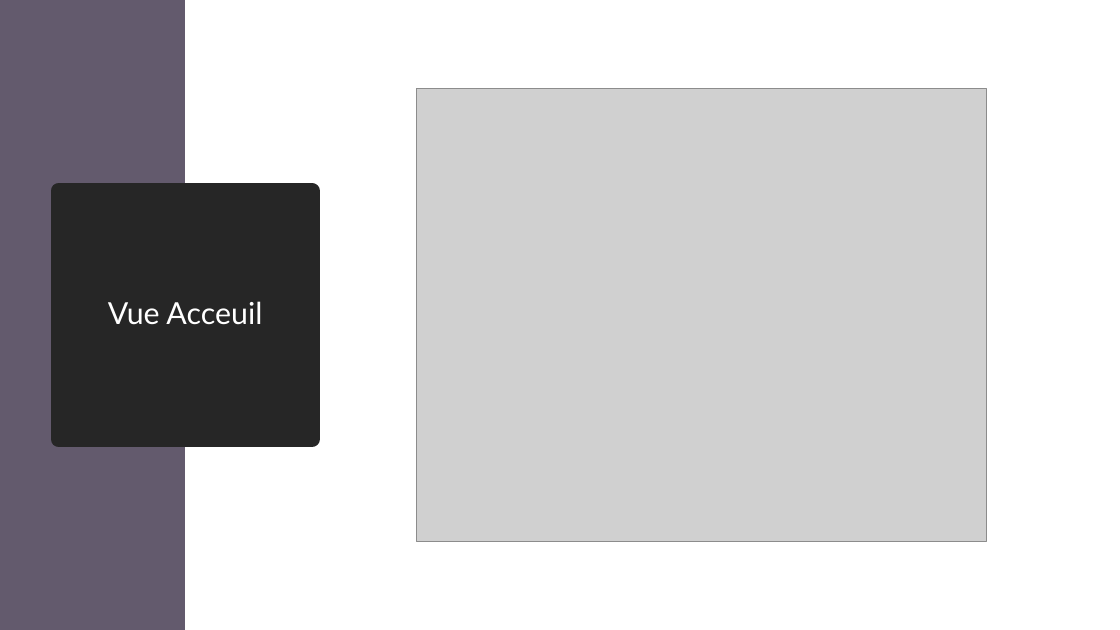
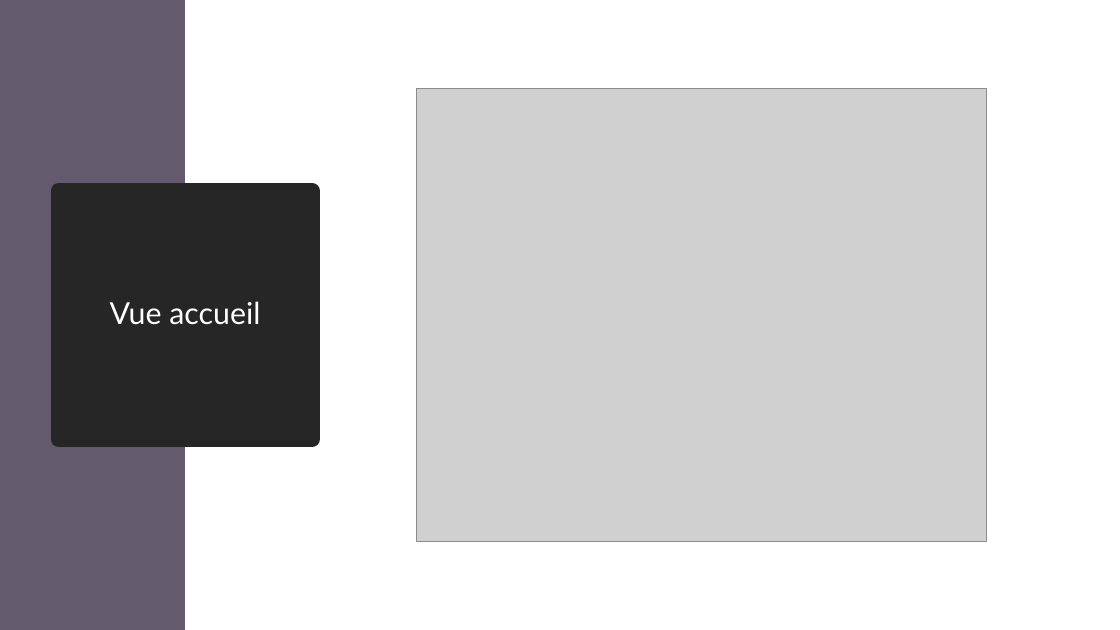
Before and after one commit to Barras-Matias-emf/306-G2-ArcadiaBox, a slide deck: slide 8 of documentation/ArcadiaboxPresentation.pptx. Drawn at 1120x630 pixels with LibreOffice and Linux fonts; fonts in the diff are those of the drawing; grey boxes stand for pictures. Boxes give left, top, right and bottom in pixels: in the first picture for what was removed or moved away, otherwise in the second. Text is boxed around its words. In the diff, an @@ line names an element or a change of style, - is before the commit and + after.

```diff
--- a/documentation/ArcadiaboxPresentation.pptx
+++ b/documentation/ArcadiaboxPresentation.pptx
@@ title at (110,301,260,325): text changed @@
-Vue Acceuil
+Vue accueil
```
Also in this commit, not shown: 1 other file.
